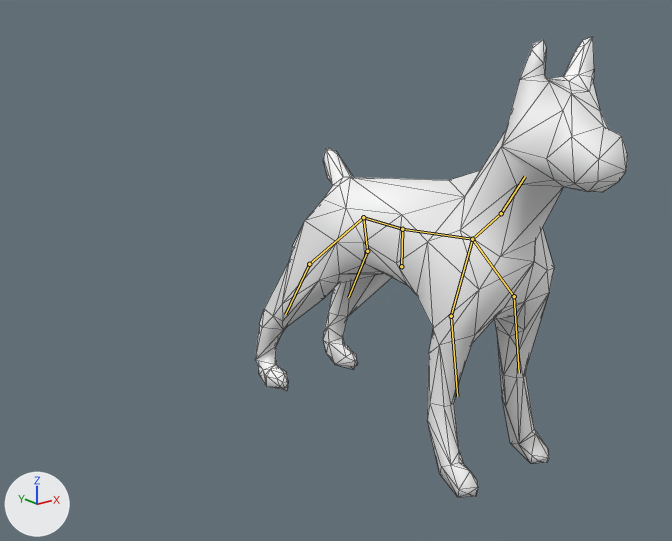
An edit to the FBX model GameData/models/enemies/dog.fbx, drawn before and after from the same camera.
The view is the same before and after, from a 50 mm lens placed at (-2.08, -2.24, 1.52), pointed at (0.07, 0.45, 0.44). The lights are fixed; the arrows at lower left show +X, +Y and +Z. The bones that bend it are drawn over the model as lines. Mesh edges are drawn as thin lines.

The first picture shows 'DOG'.
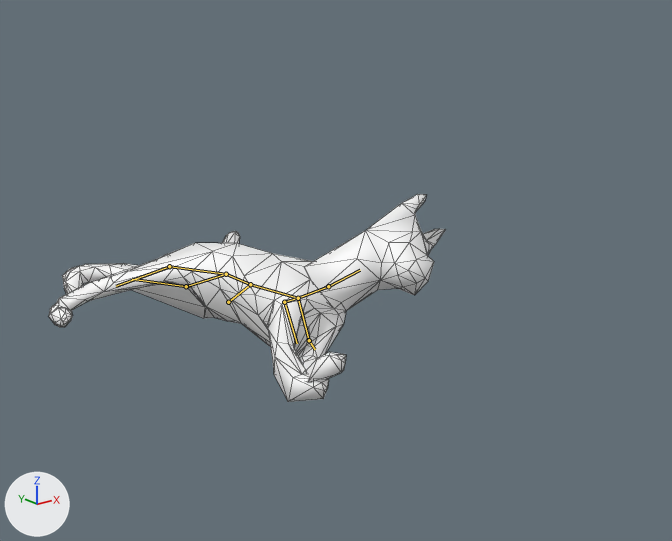
The newer file adds an action. The first version stands in its rest pose; the second is drawn at frame 10 of the action 'root|stun'.

The change in detail:
Object 'root' (bone_rig_object) moves from (0.0, 0.0, 0.0) to (0.0, 1.125, 0.0).
Bone 'Bone' (bone_bone) moves from (0.0, 0.0, 0.0) to (0.0, -38.2, 0.0).
Bone 'Bone' (bone_bone) turns from (0, 0, 0) to (0, 0, -64) degrees about its own x, y and z.
Bone 'Bone.002' (bone_bone_002) turns from (0, 0, 0) to (9, -2, 43) degrees about its own x, y and z.
Bone 'Bone.009' (bone_bone_009) turns from (0, 0, 0) to (0, 0, 27) degrees about its own x, y and z.
Bone 'Bone.003' (bone_bone_003) turns from (0, 0, 0) to (-9, 17, -29) degrees about its own x, y and z.
Bone 'Bone.010' (bone_bone_010) turns from (0, 0, 0) to (8, 7, -16) degrees about its own x, y and z.
Bone 'Bone.011' (bone_bone_011) turns from (0, 0, 0) to (1, 9, 9) degrees about its own x, y and z.
Bone 'Bone.012' (bone_bone_012) turns from (0, 0, 0) to (0, -2, -3) degrees about its own x, y and z.
Bone 'Bone.005' (bone_bone_005) turns from (0, 0, 0) to (0, -29, 30) degrees about its own x, y and z.
Bone 'Bone.007' (bone_bone_007) turns from (0, 0, 0) to (-10, 25, 14) degrees about its own x, y and z.

Boxes [x1, y1, x2, y2] around the edits, measured in the pictures (672 x 541 px):
'DOG', posed (6% wider, 55% shorter)
    before: [255, 37, 628, 497]
    after: [49, 194, 446, 402]
bone 'Bone', root to tip
    before: (401, 266) to (402, 229)
    after: (228, 302) to (250, 284)
bone 'Bone.002', root to tip
    before: (472, 239) to (514, 296)
    after: (298, 298) to (309, 340)
bone 'Bone.009', root to tip
    before: (514, 296) to (519, 373)
    after: (309, 340) to (315, 349)
bone 'Bone.003', root to tip
    before: (472, 239) to (451, 316)
    after: (298, 298) to (284, 302)
bone 'Bone.010', root to tip
    before: (451, 316) to (457, 396)
    after: (284, 302) to (297, 343)
bone 'Bone.011', root to tip
    before: (472, 239) to (501, 213)
    after: (298, 298) to (328, 286)
bone 'Bone.012', root to tip
    before: (501, 213) to (525, 176)
    after: (328, 286) to (360, 270)
bone 'Bone.005', root to tip
    before: (363, 217) to (367, 251)
    after: (226, 274) to (186, 286)
bone 'Bone.007', root to tip
    before: (367, 251) to (348, 297)
    after: (186, 286) to (132, 279)
